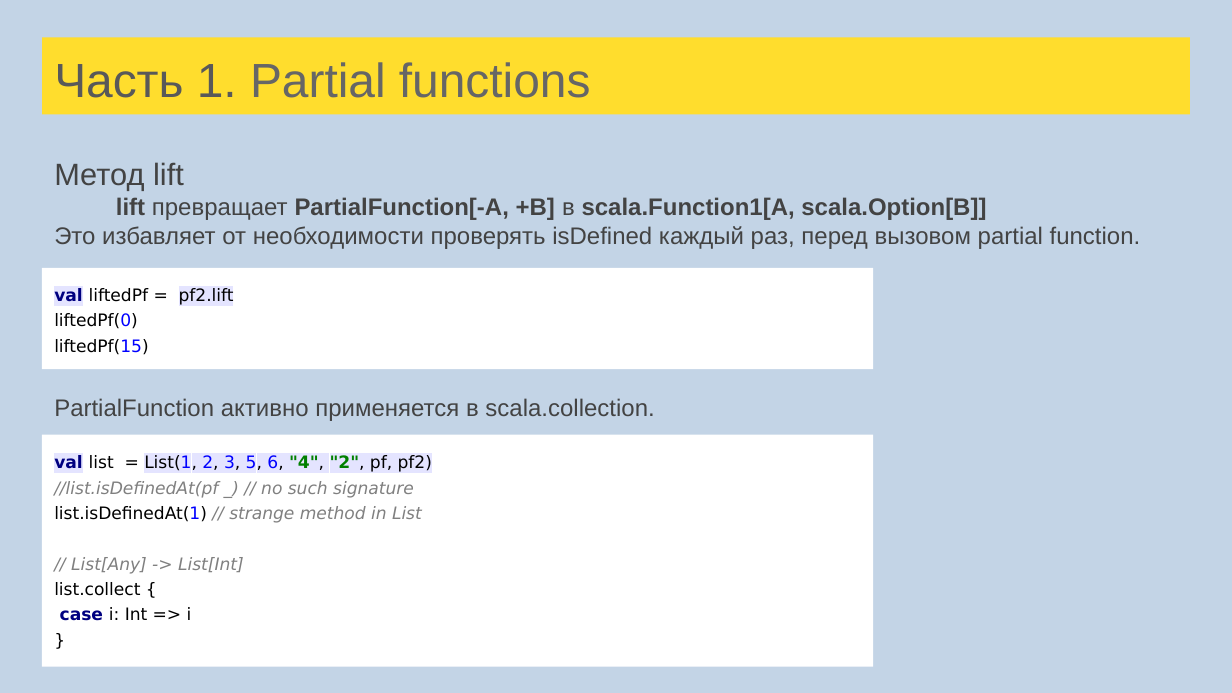
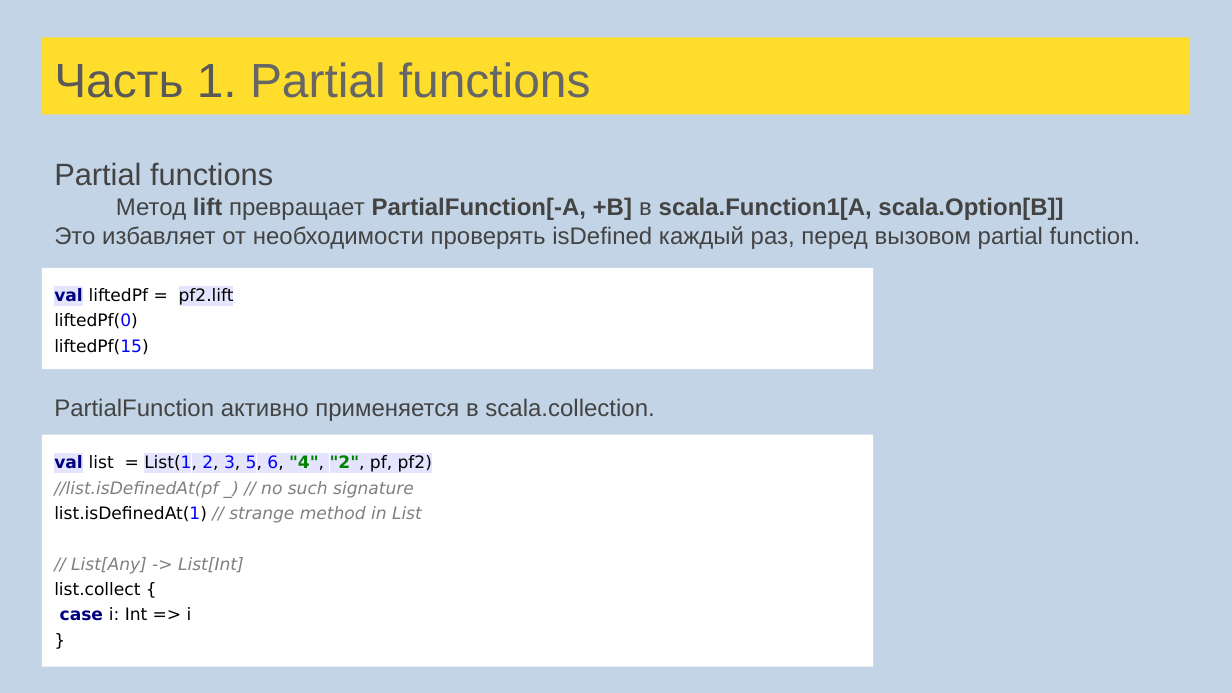
Before and after one commit to cybernetic10/Scala, a slide deck: slide 47 of src/main/resources/Лекции Scala для FinTech.pptx. Drawn at 1232x693 pixels with LibreOffice and Linux fonts; fonts in the diff are those of the drawing. Boxes give left, top, right and bottom in pixels: in the first picture for what was removed or moved away, otherwise in the second. Text is boxed around its words. In the diff, an @@ line names an element or a change of style, - is before the commit and + after.

```diff
--- a/src/main/resources/Лекции Scala для FinTech.pptx
+++ b/src/main/resources/Лекции Scala для FinTech.pptx
@@ text at bbox=[54, 162, 1063, 220]: text changed @@
-Метод lift
-lift превращает PartialFunction[-A, +B] в scala.Function1[A, scala.Option[B]]
+Partial functions
+Метод lift превращает PartialFunction[-A, +B] в scala.Function1[A, scala.Option[B]]
```
Also in this commit, not shown: 4 other slides changed, 27 slides added, 1 slide removed, 31 other files.
